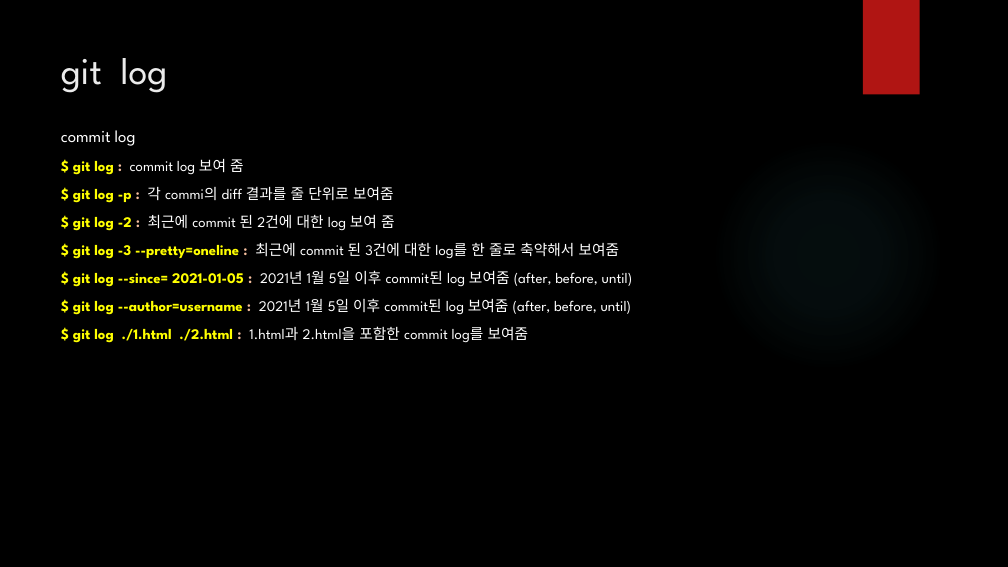
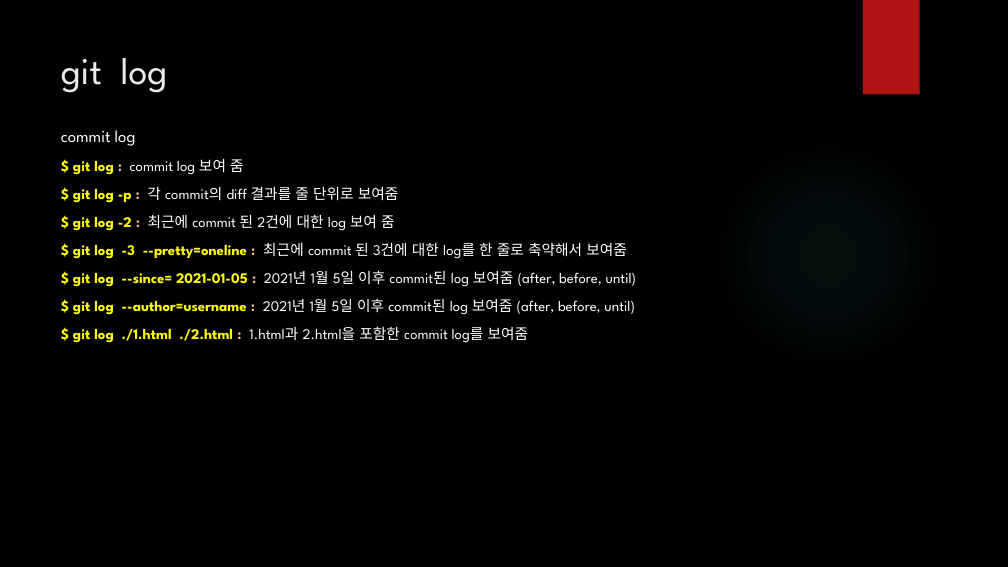
Before and after one commit to iredseal/Learning, a slide deck: slide 10 of Tools/git/SW 형상 관리.pptx. Drawn at 1008x567 pixels with LibreOffice and Linux fonts; fonts in the diff are those of the drawing; background and template pictures are left out. Boxes give left, top, right and bottom in pixels: in the first picture for what was removed or moved away, otherwise in the second. Text is boxed around its words. In the diff, an @@ line names an element or a change of style, - is before the commit and + after.

```diff
--- a/Tools/git/SW 형상 관리.pptx
+++ b/Tools/git/SW 형상 관리.pptx
@@ text at (73, 187, 399, 203): text changed @@
-$ git log -p : 각 commi의 diff 결과를 줄 단위로 보여줌
+$ git log -p : 각 commit의 diff 결과를 줄 단위로 보여줌
```
Also in this commit, not shown: 15 other slides changed, 3 other files.
